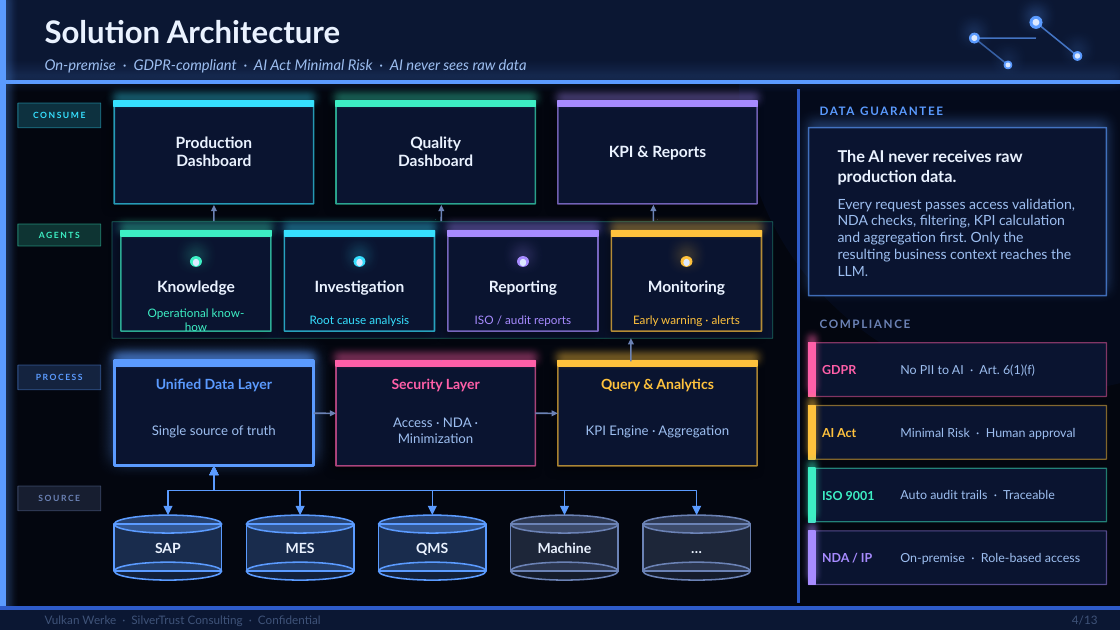
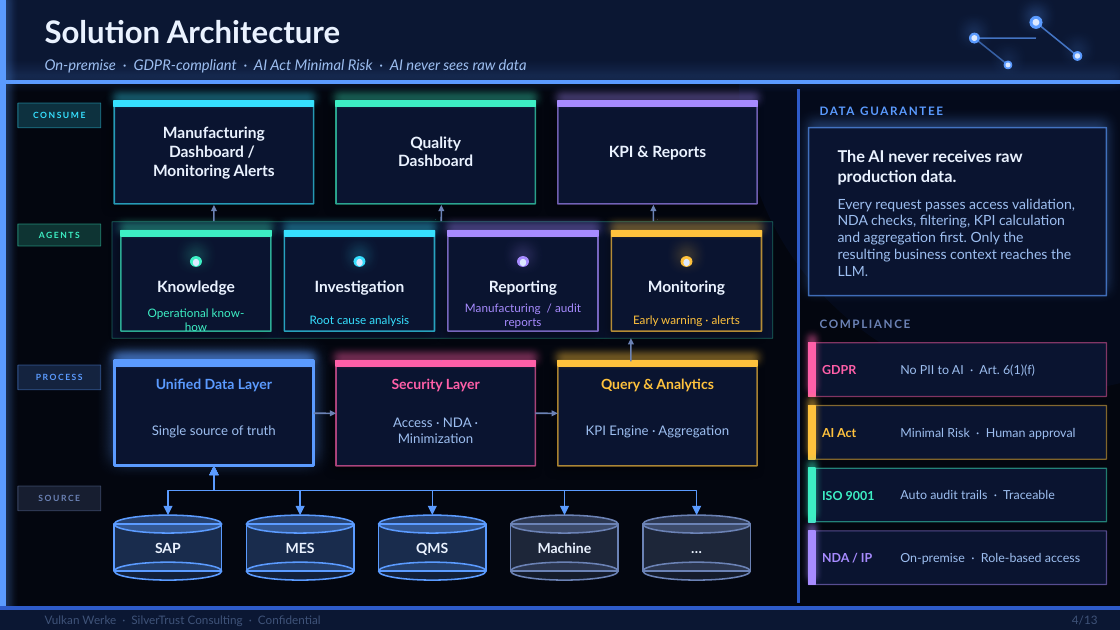
Before and after one commit to maxxeagleowl/Project_Vulkan_Werke_-_FemCare_AI, a slide deck: slide 7 of Vulcan Werke/VulkanWerke_Solution_Proposal_2.0.pptx. Drawn at 1120x630 pixels with LibreOffice and Linux fonts; fonts in the diff are those of the drawing. Boxes give left, top, right and bottom in pixels: in the first picture for what was removed or moved away, otherwise in the second. Text is boxed around its words. In the diff, an @@ line names an element or a change of style, - is before the commit and + after.

```diff
--- a/Vulcan Werke/VulkanWerke_Solution_Proposal_2.0.pptx
+++ b/Vulcan Werke/VulkanWerke_Solution_Proposal_2.0.pptx
@@ text at (153, 126, 275, 179): text changed @@
-Production
-Dashboard
+Manufacturing
+Dashboard /
+Monitoring Alerts
@@ text at (465, 303, 581, 328): text changed @@
-ISO / audit reports
+Manufacturing / audit reports
```
Also in this commit, not shown: 3 other slides changed.
